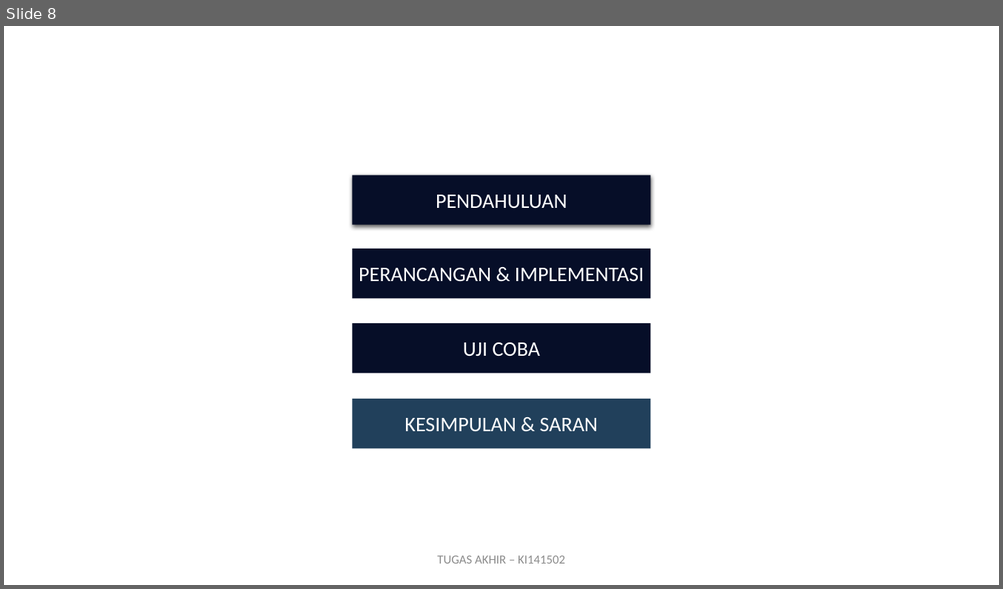
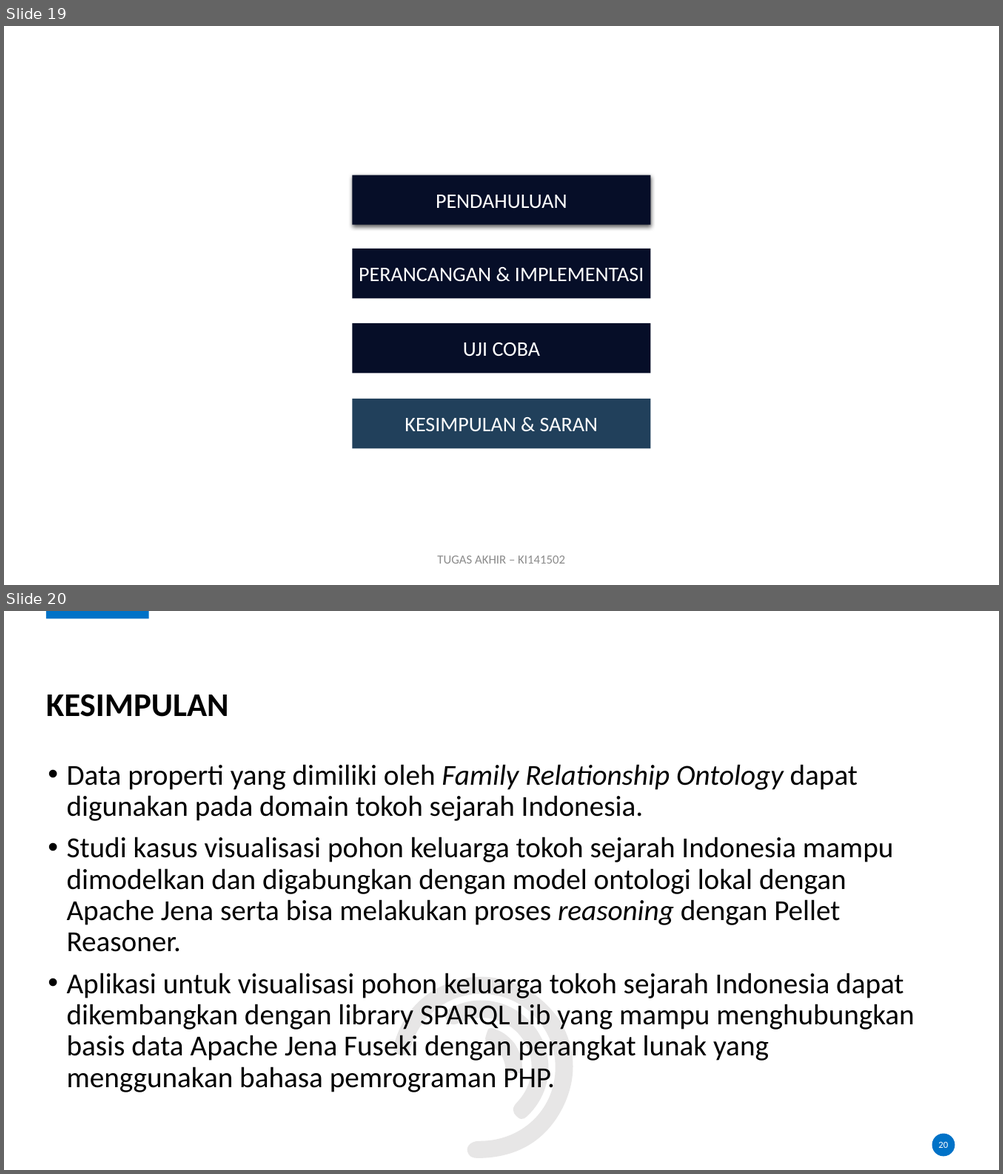
Before and after one commit to karyoutomoo/The-Tree-of-Heroes, a slide deck: 05111540000007-Faiq-Presentasi.pptx. Shown one above the other, each under a label of ours: slide 8 before the commit, slides 19 and 20 after it. The pictures are 1003x589 and 1003x1174 pixels, drawn with LibreOffice and Linux fonts; fonts in the diff are those of the drawing; background and template pictures are left out. Boxes give left, top, right and bottom in pixels: in the first picture for what was removed or moved away, otherwise in the second. Text is boxed around its words. In the diff, an @@ line names an element or a change of style, - is before the commit and + after.

```diff
--- a/05111540000007-Faiq-Presentasi.pptx
+++ b/05111540000007-Faiq-Presentasi.pptx
@@ slide 20 added at (x1=4, y1=611, x2=999, y2=1170), background #FFFFFF @@
@@ rectangle added at (x1=45, y1=611, x2=149, y2=618), fill #0072C7 @@
@@ title added at (x1=46, y1=694, x2=229, y2=717), 32 pt, text #000000, bold @@
+KESIMPULAN
@@ text added at (x1=67, y1=764, x2=913, y2=1093), 28 pt, text #000000 @@
+• Data properti yang dimiliki oleh Family Relationship Ontology dapat digunakan pada domain tokoh sejarah Indonesia.
+• Studi kasus visualisasi pohon keluarga tokoh sejarah Indonesia mampu dimodelkan dan digabungkan dengan model ontologi lokal dengan Apache Jena serta bisa melakukan proses reasoning dengan Pellet Reasoner.
+• Aplikasi untuk visualisasi pohon keluarga tokoh sejarah Indonesia dapat dikembangkan dengan library SPARQL Lib yang mampu menghubungkan basis data Apache Jena Fuseki dengan perangkat lunak yang menggunakan bahasa pemrograman PHP.
@@ freeform shape added at (x1=374, y1=937, x2=612, y2=1170), fill #E7E6E6 @@
@@ freeform shape added at (x1=441, y1=974, x2=575, y2=1125), fill #E7E6E6 @@
@@ freeform shape added at (x1=477, y1=1020, x2=532, y2=1083), fill #E7E6E6 @@
@@ ellipse added at (x1=932, y1=1134, x2=956, y2=1157), fill #0072C7 @@
@@ page number added at (x1=938, y1=1142, x2=948, y2=1148), 9 pt, text #FFFFFF @@
+20
@@ what was slide 8 is now slide 19 @@
```
Also in this commit, not shown: 14 other slides added, 2 slides removed, 13 other files.
